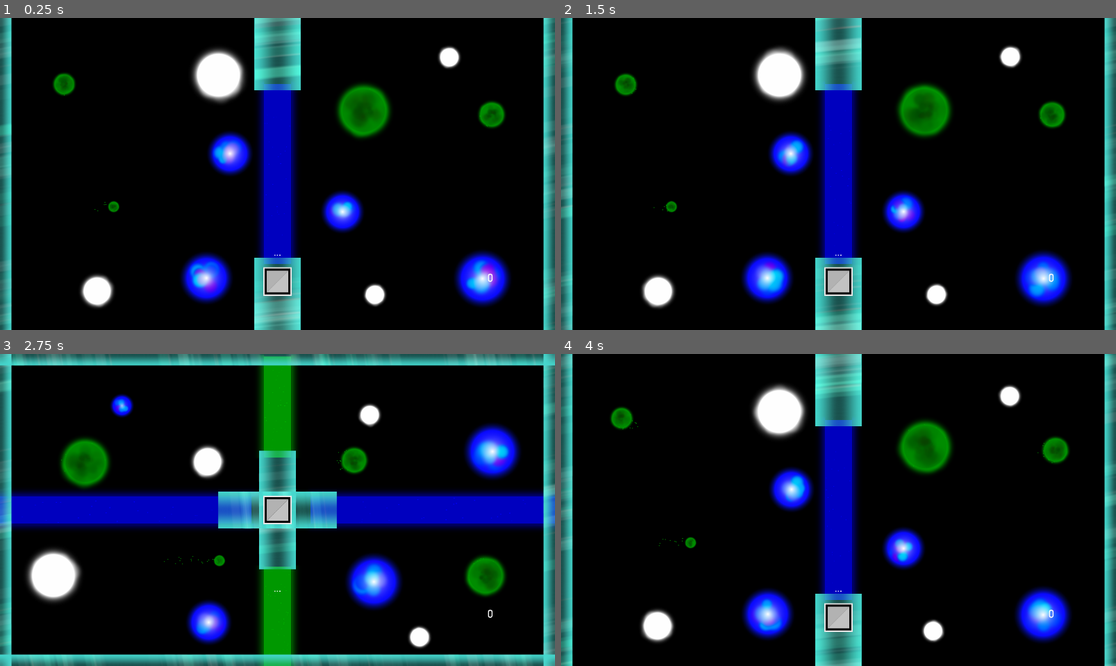
Above: before the commit, frames 1-4 (two rows, left to right).
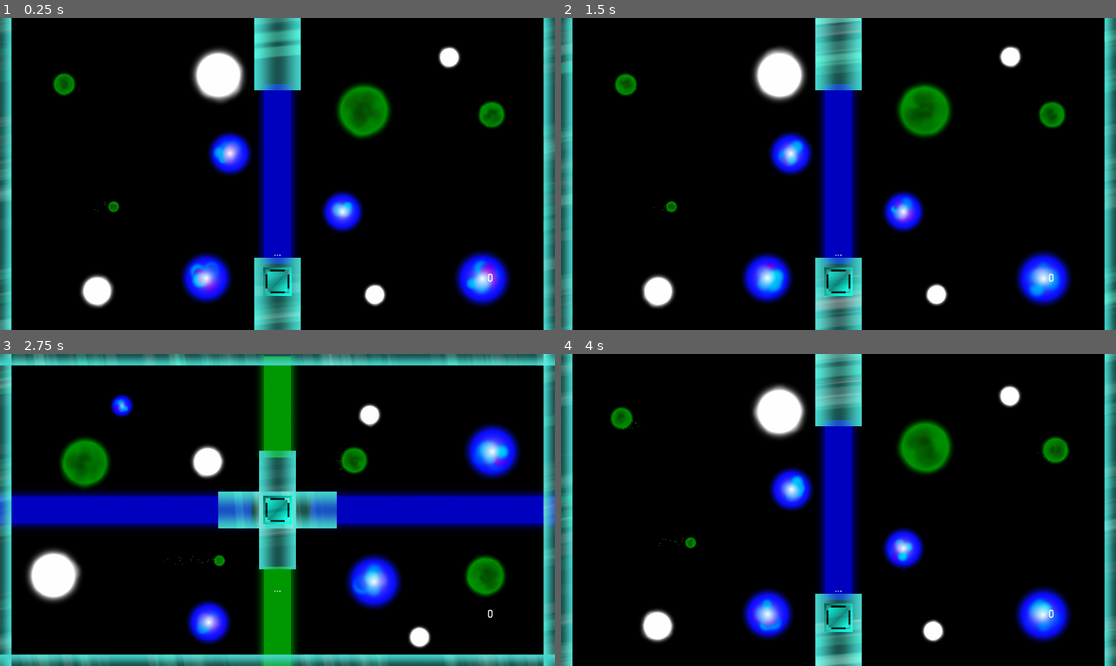
Above: after the commit, the same moments.

Repository: Dark-Gran/Spirit-Circles
Game: Godot game, scene res://src/Main.tscn
Two runs of this game, one before a commit and one after it. Both use one fixed random seed, a clock stepped at 60 frames per second and the inputs below.
Inputs (mouse positions are in pixels of both pictures, inside the frame that each line leads up to):
- Up to frame 1 (0.25 s): no input
- Up to frame 2 (1.5 s): move the mouse to (960, 158) at 0.52 s; hold Right (ui_right) 0.53-1.28 s; tap Space (ui_accept) at 0.77 s; move the mouse to (727, 189) at 1.27 s; hold Left (ui_left) from 1.28 s (still down)
- Up to frame 3 (2.75 s): tap Space (ui_accept) at 1.52 s; move the mouse to (333, 441) at 2.02 s; release Left (ui_left) at 2.03 s; hold Right (ui_right) from 2.03 s (still down)
- Up to frame 4 (4 s): move the mouse to (810, 572) at 2.77 s; tap Space (ui_accept) at 3.02, 3.77 s; move the mouse to (1005, 556) at 3.52 s; release Right (ui_right) at 3.53 s; hold Left (ui_left) from 3.53 s (still down)

The runs differ from the first frame. In frame 1, 2.0% of the frame differs, in the area x 0-100%, y 0-100%; in frame 2, 2.4%; in frame 3, 2.0%; in frame 4, 2.3%.

Commit message:
button update (incl particles)

Diff:
--- a/src/world/obstacles/Button.tscn
+++ b/src/world/obstacles/Button.tscn
@@ -1,8 +1,65 @@
-[gd_scene load_steps=4 format=2]
+[gd_scene load_steps=11 format=2]
 
 [ext_resource path="res://src/world/obstacles/Button.gd" type="Script" id=1]
 [ext_resource path="res://assets/button.png" type="Texture" id=2]
 [ext_resource path="res://assets/button_pressed.png" type="Texture" id=3]
+[ext_resource path="res://assets/shine.png" type="Texture" id=4]
+[ext_resource path="res://assets/shine2.png" type="Texture" id=5]
+
+[sub_resource type="Gradient" id=1]
+offsets = PoolRealArray( 0, 0.457364, 1 )
+colors = PoolColorArray( 1, 1, 1, 0, 1, 1, 1, 0.109804, 1, 1, 1, 0 )
+
+[sub_resource type="GradientTexture" id=2]
+gradient = SubResource( 1 )
+
+[sub_resource type="ParticlesMaterial" id=3]
+emission_shape = 2
+emission_box_extents = Vector3( 1, 0, 1 )
+flag_disable_z = true
+direction = Vector3( 0, 1, 0 )
+spread = 0.0
+gravity = Vector3( 0, 0, 0 )
+initial_velocity = 100.0
+initial_velocity_random = 0.5
+orbit_velocity = 0.0
+orbit_velocity_random = 0.0
+scale = 0.23
+color_ramp = SubResource( 2 )
+hue_variation = 0.1
+hue_variation_random = 0.56
+
+[sub_resource type="ParticlesMaterial" id=4]
+emission_shape = 2
+emission_box_extents = Vector3( 1, 0, 1 )
+flag_disable_z = true
+direction = Vector3( 0, -1, 0 )
+spread = 0.0
+gravity = Vector3( 0, 0, 0 )
+initial_velocity = 20.0
+initial_velocity_random = 0.25
+orbit_velocity = 0.0
+orbit_velocity_random = 0.0
+scale = 0.23
+color_ramp = SubResource( 2 )
+hue_variation = -0.09
+hue_variation_random = 0.61
+
+[sub_resource type="ParticlesMaterial" id=5]
+emission_shape = 2
+emission_box_extents = Vector3( 1, 0, 1 )
+flag_disable_z = true
+direction = Vector3( 0, 1, 0 )
+spread = 0.0
+gravity = Vector3( 0, 0, 0 )
+initial_velocity = 20.0
+initial_velocity_random = 0.25
+orbit_velocity = 0.0
+orbit_velocity_random = 0.0
+scale = 0.23
+color_ramp = SubResource( 2 )
+hue_variation = -0.09
+hue_variation_random = 0.61
 
 [node name="Button" type="Node2D"]
 script = ExtResource( 1 )
@@ -16,9 +73,34 @@
 action_mode = 0
 texture_normal = ExtResource( 2 )
 texture_pressed = ExtResource( 3 )
+__meta__ = {
+"_edit_use_anchors_": false
+}
 
-[node name="Sprite" type="Sprite" parent="."]
-visible = false
-texture = ExtResource( 2 )
+[node name="Particles2D2" type="Particles2D" parent="."]
+position = Vector2( 0, -42 )
+scale = Vector2( 1.258, 1 )
+amount = 1
+preprocess = 6.0
+process_material = SubResource( 3 )
+texture = ExtResource( 5 )
+
+[node name="Particles2D3" type="Particles2D" parent="."]
+position = Vector2( 0, 51 )
+scale = Vector2( 1.258, 1 )
+amount = 2
+lifetime = 5.0
+preprocess = 6.0
+process_material = SubResource( 4 )
+texture = ExtResource( 4 )
+
+[node name="Particles2D4" type="Particles2D" parent="."]
+position = Vector2( 0, -48 )
+scale = Vector2( 1.258, 1 )
+amount = 2
+lifetime = 5.0
+preprocess = 6.0
+process_material = SubResource( 5 )
+texture = ExtResource( 4 )
 
 [connection signal="pressed" from="Button" to="." method="_on_Button_pressed"]
Binary file changed: assets/button.png
Binary file changed: assets/button_pressed.png
